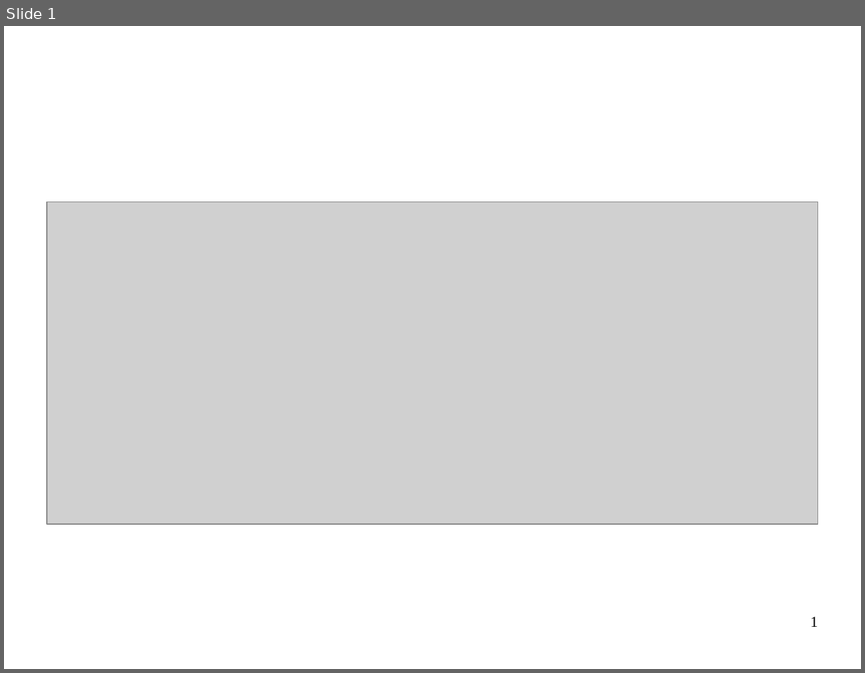
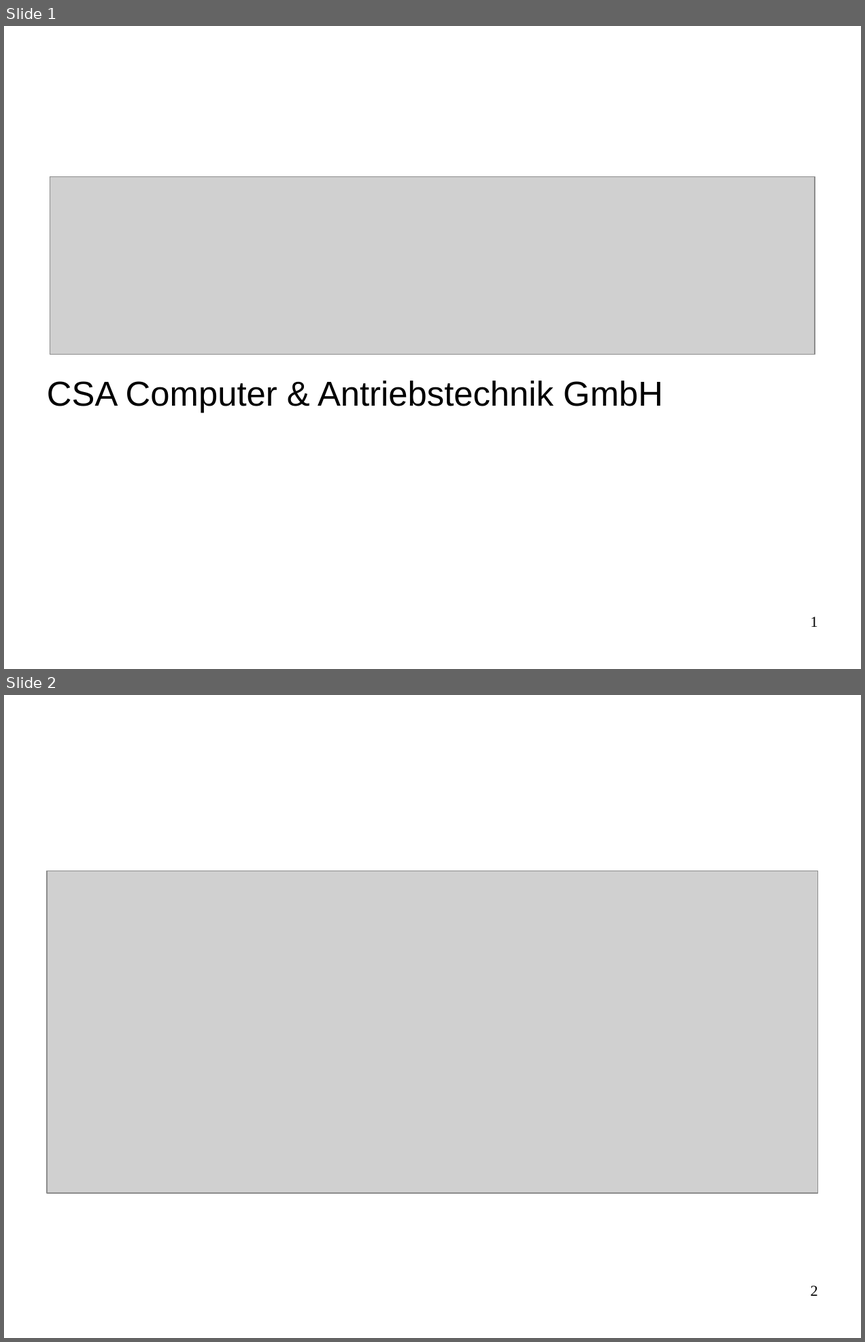
Before and after one commit to philpackmohr/git-paper, a slide deck: git-presentation.odp. Shown one above the other, each under a label of ours: slide 1 before the commit, slides 1 and 2 after it. The pictures are 865x673 and 865x1342 pixels, drawn with LibreOffice and Linux fonts; fonts in the diff are those of the drawing; grey boxes stand for pictures. Boxes give left, top, right and bottom in pixels: in the first picture for what was removed or moved away, otherwise in the second. Text is boxed around its words. In the diff, an @@ line names an element or a change of style, - is before the commit and + after.

Commit message:
Add copyright information
- To paper
- To presentation

Change in LICENSE file

```diff
--- a/git-presentation.odp
+++ b/git-presentation.odp
@@ slide 1 added at [4,26,861,669], background #FFFFFF @@
@@ picture added at [50,176,815,354] @@
@@ text added at [47,380,663,412], 32 pt, text #000000 @@
+CSA Computer & Antriebstechnik GmbH
@@ page number added at [810,616,818,626], 14 pt, text #000000 @@
+1
@@ what was slide 1 is now slide 2 @@
@@ page number at [810,1285,818,1295]: text changed @@
-1
+2
```
Also in this commit, not shown: 3 other files.
